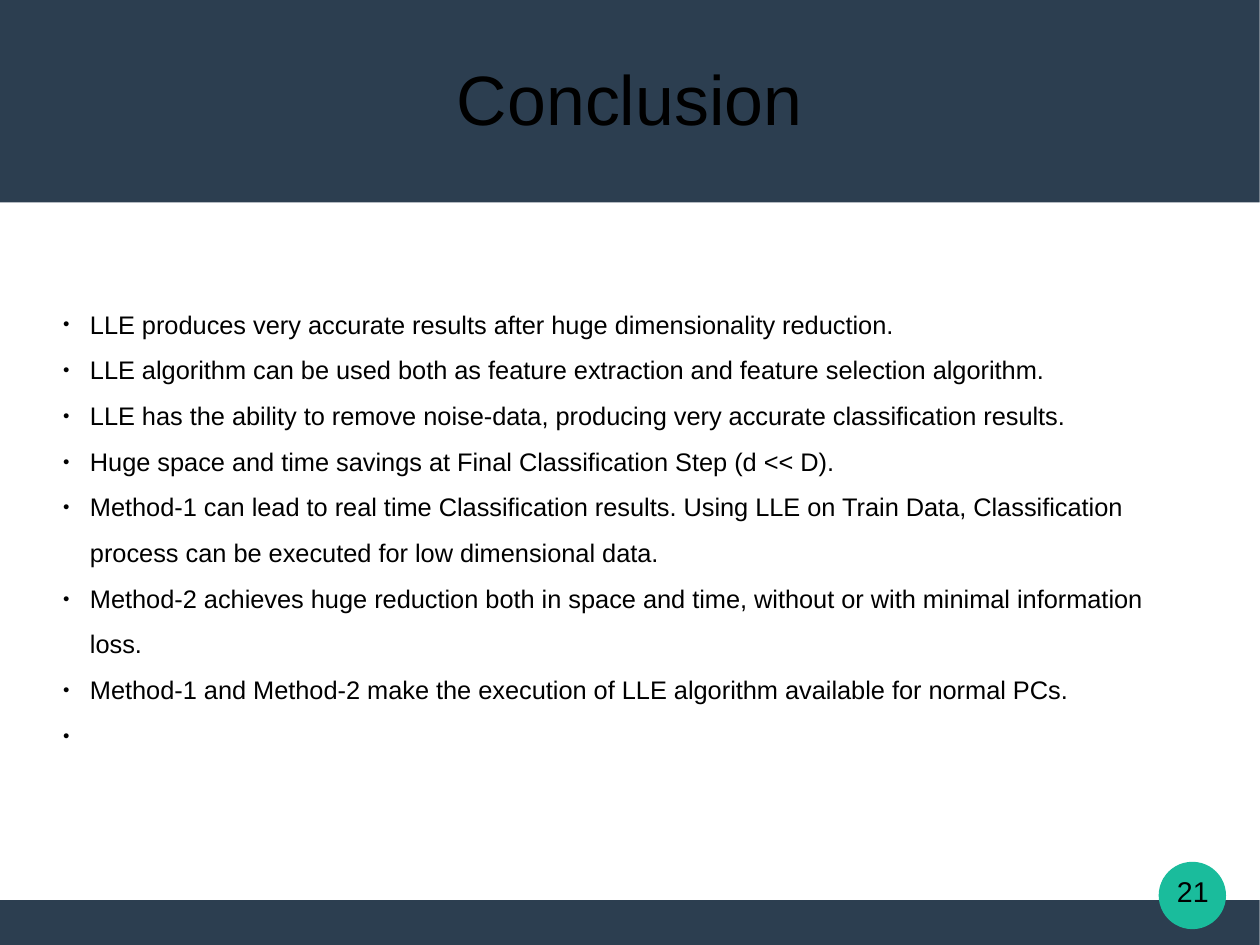
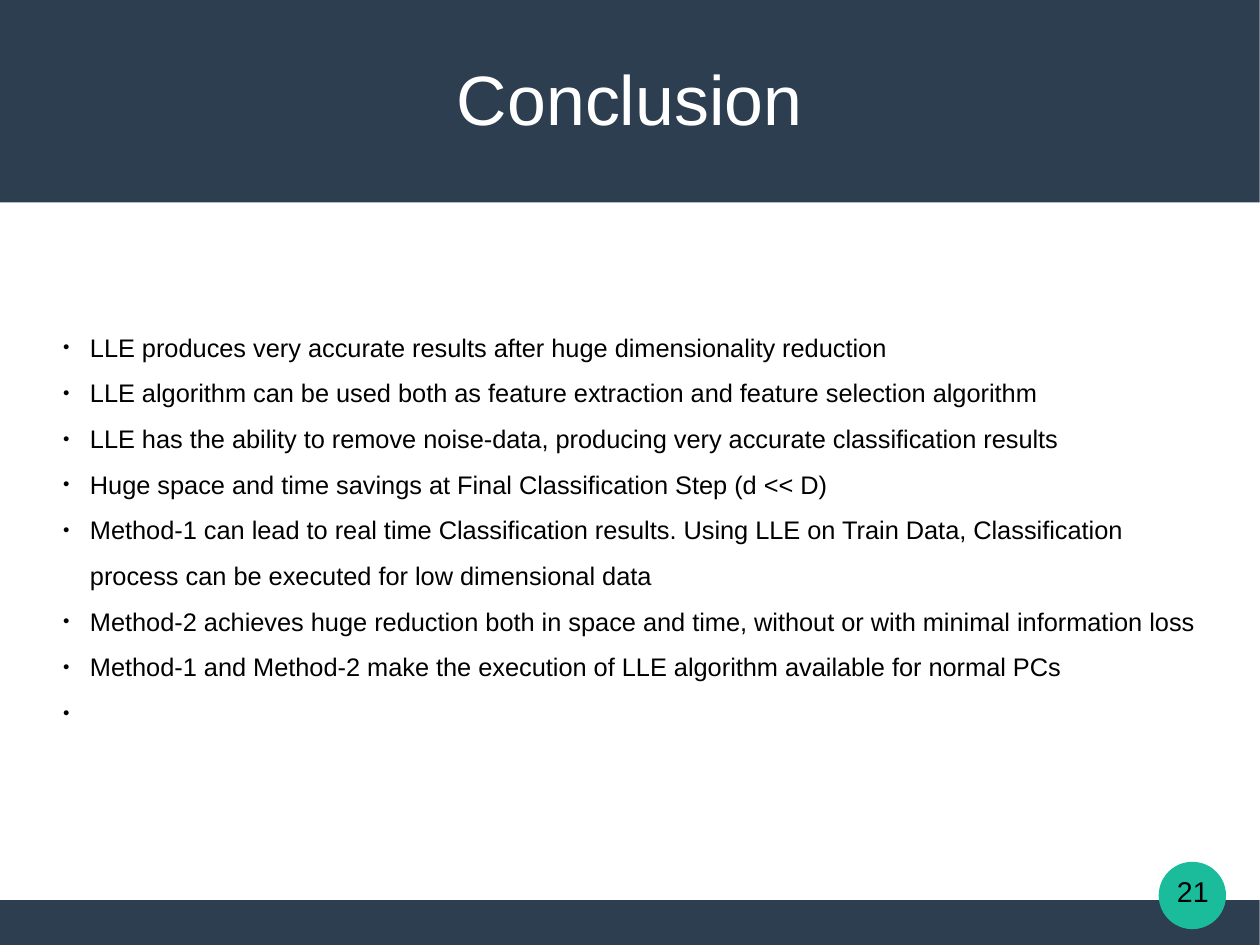
Before and after one commit to Katsileros/Dimensionality_Reduction, a slide deck: slide 21 of Diploma-Thesis-LaTeX/presentation/Locally_Linear_Embeddings_in_Pattern_Recognition.odp. Drawn at 1260x945 pixels with LibreOffice and Linux fonts; fonts in the diff are those of the drawing. Boxes give left, top, right and bottom in pixels: in the first picture for what was removed or moved away, otherwise in the second. Text is boxed around its words. In the diff, an @@ line names an element or a change of style, - is before the commit and + after.

```diff
--- a/Diploma-Thesis-LaTeX/presentation/Locally_Linear_Embeddings_in_Pattern_Recognition.odp
+++ b/Diploma-Thesis-LaTeX/presentation/Locally_Linear_Embeddings_in_Pattern_Recognition.odp
@@ text "Conclusion" at [457,74,802,126]: text colour #000000 to #FFFFFF @@
@@ text at [90,338,1194,682]: text changed @@
-● LLE produces very accurate results after huge dimensionality reduction.
-● LLE algorithm can be used both as feature extraction and feature selection algorithm.
-● LLE has the ability to remove noise-data, producing very accurate classification results.
-● Huge space and time savings at Final Classification Step (d << D).
-● Method-1 can lead to real time Classification results. Using LLE on Train Data, Classification process can be executed for low dimensional data.
-● Method-2 achieves huge reduction both in space and time, without or with minimal information loss.
-● Method-1 and Method-2 make the execution of LLE algorithm available for normal PCs.
+● LLE produces very accurate results after huge dimensionality reduction
+● LLE algorithm can be used both as feature extraction and feature selection algorithm
+● LLE has the ability to remove noise-data, producing very accurate classification results
+● Huge space and time savings at Final Classification Step (d << D)
+● Method-1 can lead to real time Classification results. Using LLE on Train Data, Classification process can be executed for low dimensional data
+● Method-2 achieves huge reduction both in space and time, without or with minimal information loss
+● Method-1 and Method-2 make the execution of LLE algorithm available for normal PCs
```
Also in this commit, not shown: 19 other slides changed, 1 other file.
